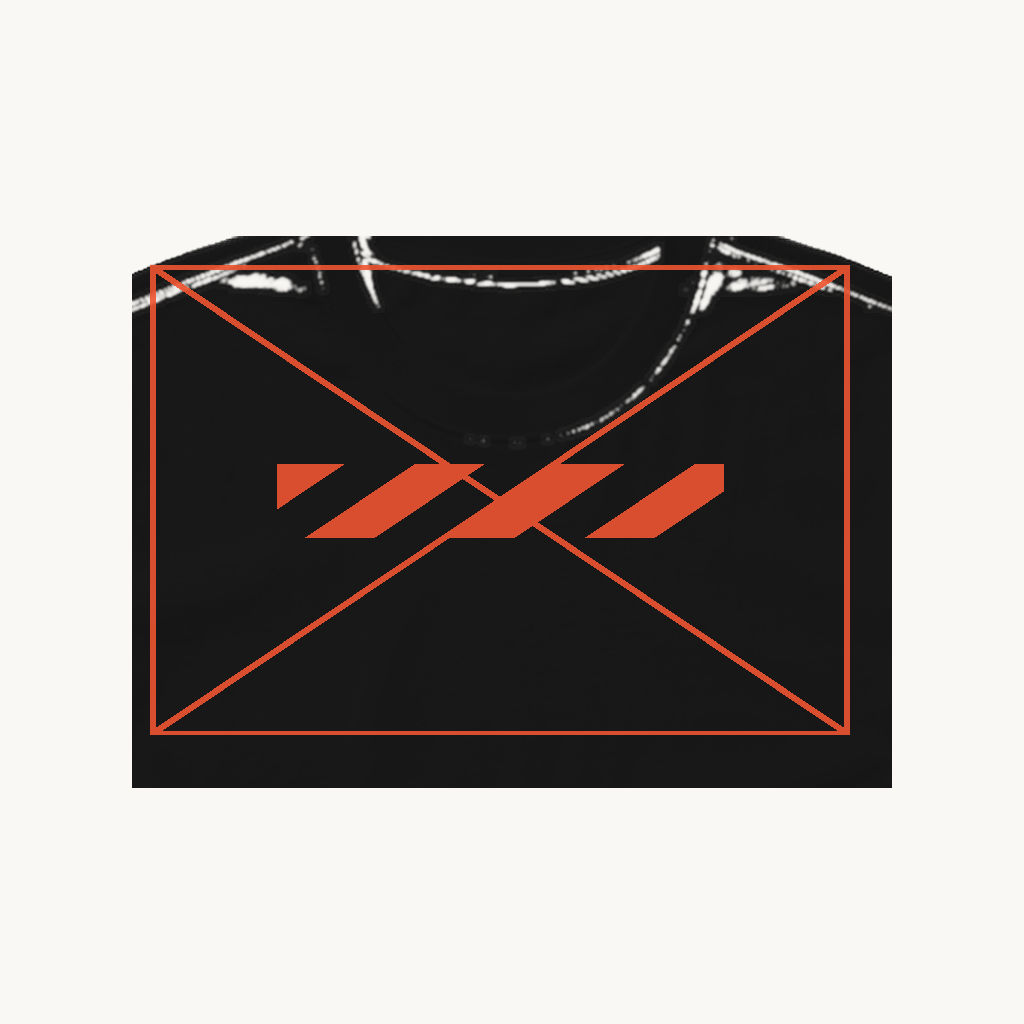
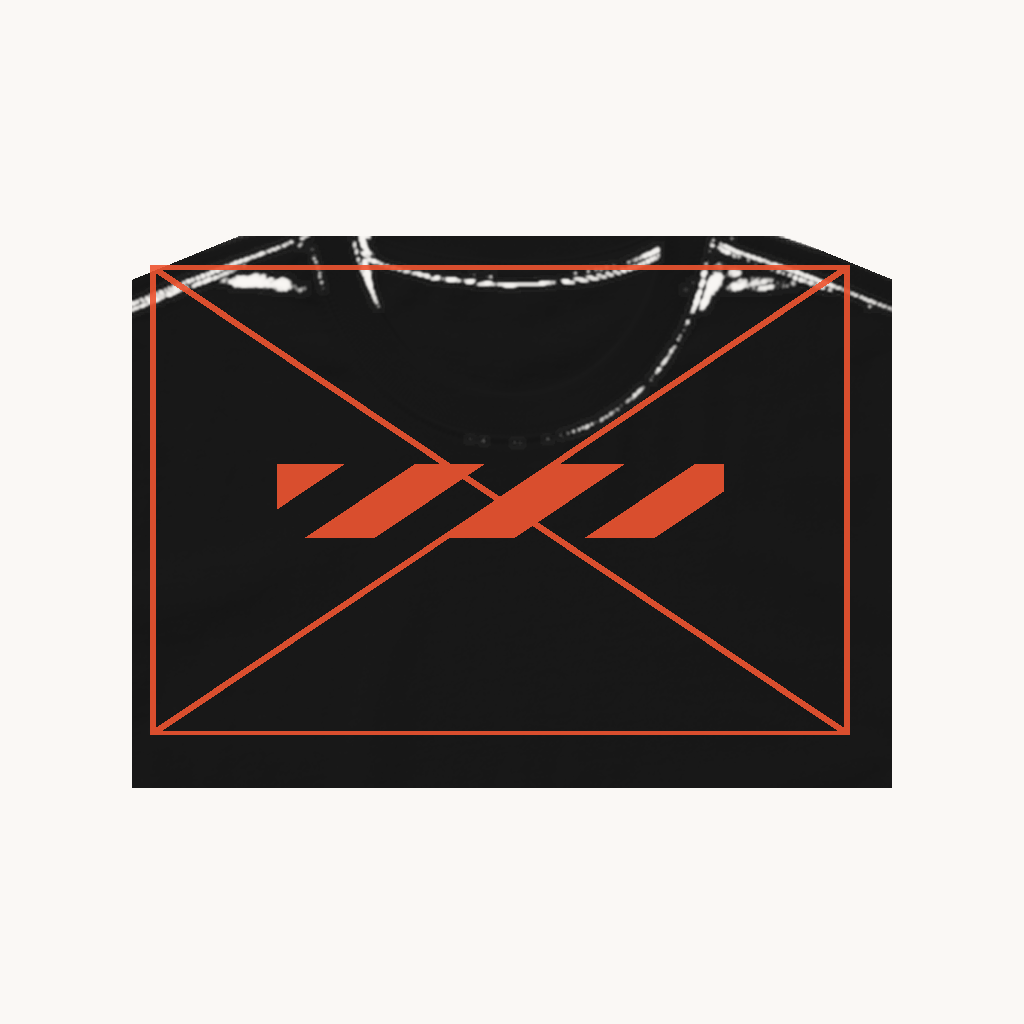
Layered file, before and after one edit (1024x1024). Changes by layer:
painted on "10 Product Base - tshirt - black - neck-label" over [132, 236, 892, 280]